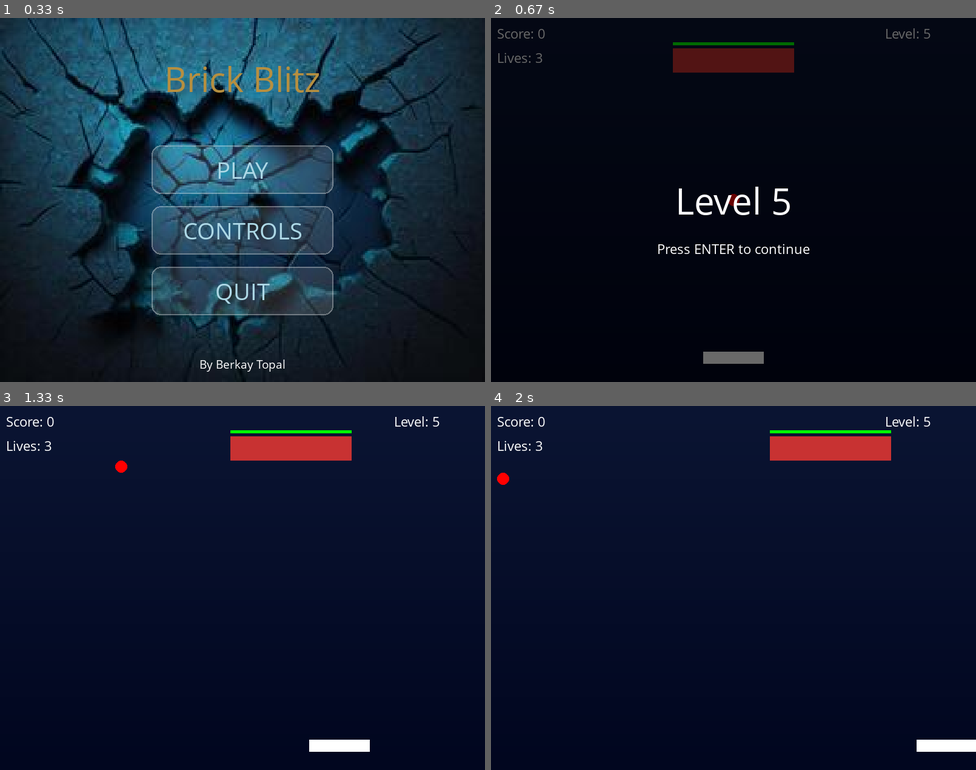
Above: before the commit, frames 1-4 (two rows, left to right).
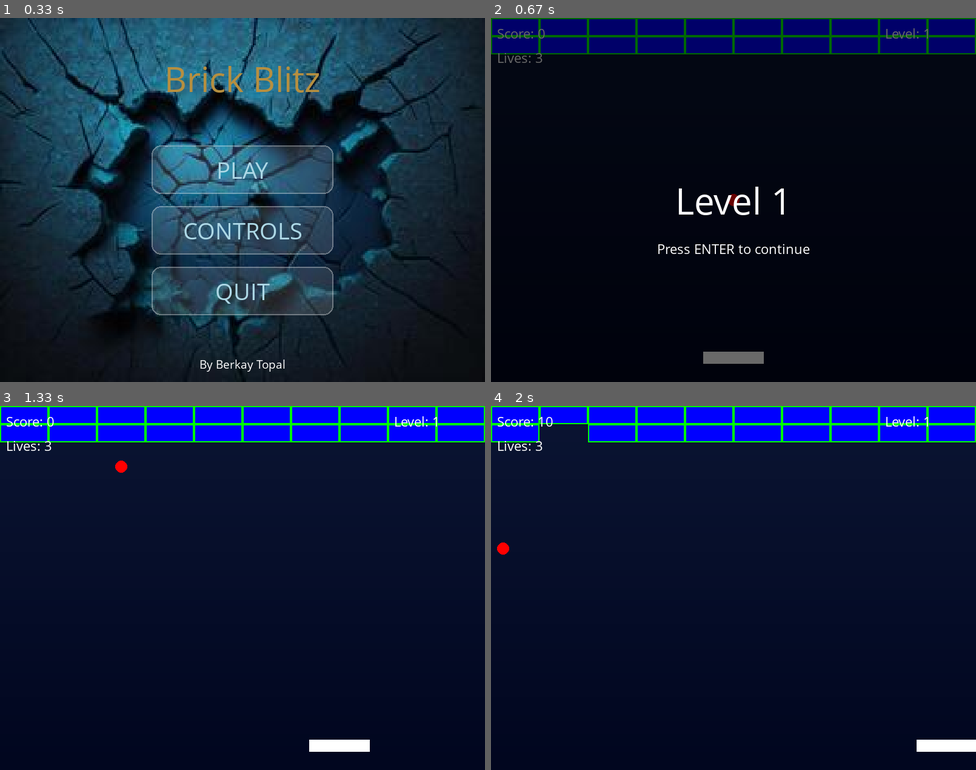
Above: after the commit, the same moments.

Repository: ItzBerkPower/Pygame-Brick-Breaker
Game: pygame game, started from main.py
Two runs of this game, one before a commit and one after it. Both use one fixed random seed, a clock stepped at 60 frames per second and the inputs below.
Inputs (mouse positions are in pixels of both pictures, inside the frame that each line leads up to):
- Up to frame 1 (0.33 s): no input
- Up to frame 2 (0.67 s): click "PLAY" at 0.38 s
- Up to frame 3 (1.33 s): tap Enter at 0.67 s; hold Right from 1 s (still down); move the mouse to (291, 668) at 1.03 s
- Up to frame 4 (2 s): release Right at 1.47 s; hold Right 1.5-1.97 s

Frame 1 is identical in both runs. In frame 2, 11% of the frame differs, in the area x 0-100%, y 0-55%; in frame 3, 11%; in frame 4, 11%.

Commit message:
Added polymorphic drawing of game objects, not sure if I want it to stay though

Diff:
--- a/main.py
+++ b/main.py
@@ -130,10 +130,13 @@
         self.rect = pygame.Rect(x, y, width, height) # Add rect for collision detection
 
     def draw(self):
-        pass # Will be overridden by child classes
+        raise NotImplementedError("Subclasses must implement draw()")
+        # pass
 
     def move(self):
-        pass # Will be overridden by child classes
+        # Not this, as the brick doesn't move
+        # raise NotImplementedError("Subclasses must implement move()")
+        pass
 
     def check_collision(self, other_object):
         return self.rect.colliderect(other_object.rect)
@@ -855,10 +858,14 @@
         self.paddle = Paddle()
         self.balls = [Ball(SCREEN_WIDTH//2, SCREEN_HEIGHT//2)]
         self.powerups = []
-        self.current_level = 5
+        self.current_level = 1
         self.active_bricks = self.generate_bricks(self.current_level)
         self.score = 0
         self.lives = 3
+
+        self.all_game_objects = []
+
+
 
 
     # Generating the bricks for a specific level (Initialising brick objects)
@@ -941,6 +948,7 @@
         key_pressed = pygame.key.get_pressed()
         self.paddle.move(key_pressed) # Move paddle
 
+
         for ball in self.balls[:]:
             ball.move() # Move all the balls
 
@@ -1027,9 +1035,21 @@
             pygame.draw.line(screen, color, (0, y), (SCREEN_WIDTH, y))
 
 
+        self.all_game_objects = []
+        self.all_game_objects.extend(self.balls)
+        self.all_game_objects.append(self.paddle)
+        self.all_game_objects.extend(self.powerups)
+        self.all_game_objects.extend(self.active_bricks)
+
+
+        # Polymorphic drawing - handles all objects the same way
+        for obj in self.all_game_objects:
+            obj.draw()
+
+
         # Draw all active bricks on screen
         for brick in self.active_bricks:
-            brick.draw()
+            #brick.draw()
 
             if isinstance(brick, BossBrick):
                 for projectile in brick.projectiles:
@@ -1037,17 +1057,17 @@
 
 
         # Draw all balls on screen
-        for ball in self.balls:
-            ball.draw()
+        #for ball in self.balls:
+        #    ball.draw()
 
 
         # Draw all powerups on screen
-        for powerup in self.powerups:
-            powerup.draw()
+        #for powerup in self.powerups:
+        #    powerup.draw()
 
 
         # Draw paddle on screen
-        self.paddle.draw()
+        #self.paddle.draw()
 
 
         # Writing all the texts on screen
@@ -1268,7 +1288,7 @@
                 state_manager.change_state(STATE_MENU) # Attempt to recover by resetting the game state
 
 
-
+    # Catch any potential errors
     except Exception as e:
         print(f"Fatal error: {e}") # Print fatal error to terminal
 
@@ -1281,6 +1301,7 @@
         pygame.display.flip()
         pygame.time.wait(3000)
 
+
     # Quit the game
     finally:
         pygame.quit()
